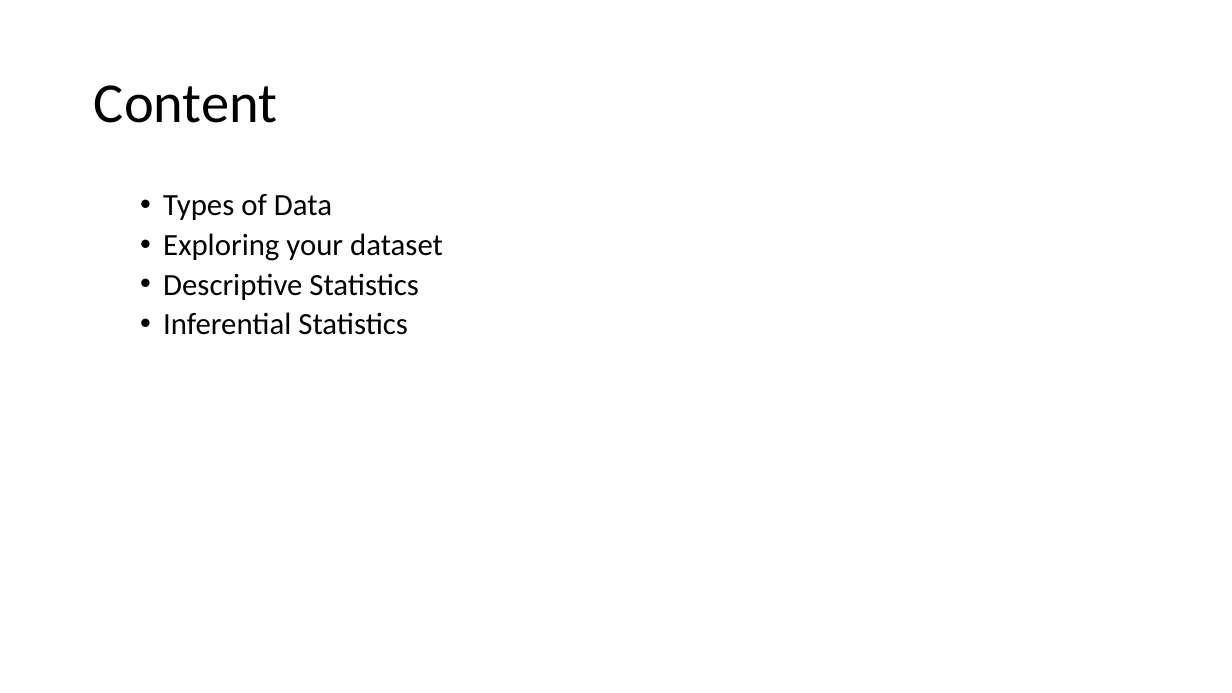
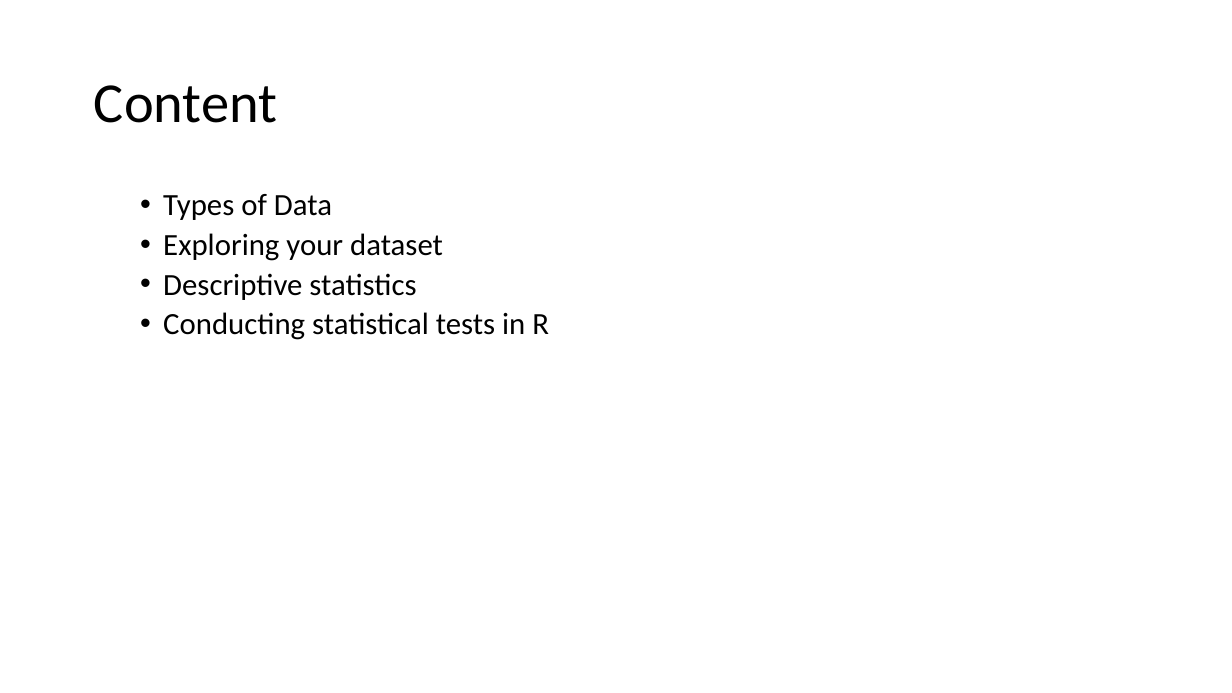
Before and after one commit to ClinicianCoders/ClinicianCoders, a slide deck: slide 3 of Workshops/Workshop6.pptx. Drawn at 1232x693 pixels with LibreOffice and Linux fonts; fonts in the diff are those of the drawing. Boxes give left, top, right and bottom in pixels: in the first picture for what was removed or moved away, otherwise in the second. Text is boxed around its words. In the diff, an @@ line names an element or a change of style, - is before the commit and + after.

```diff
--- a/Workshops/Workshop6.pptx
+++ b/Workshops/Workshop6.pptx
@@ text at [163,273,549,340]: text changed @@
-  • Descriptive Statistics
-  • Inferential Statistics
+  • Descriptive statistics
+  • Conducting statistical tests in R
```
Also in this commit, not shown: 9 other slides changed, 3 slides removed, 7 other files.
